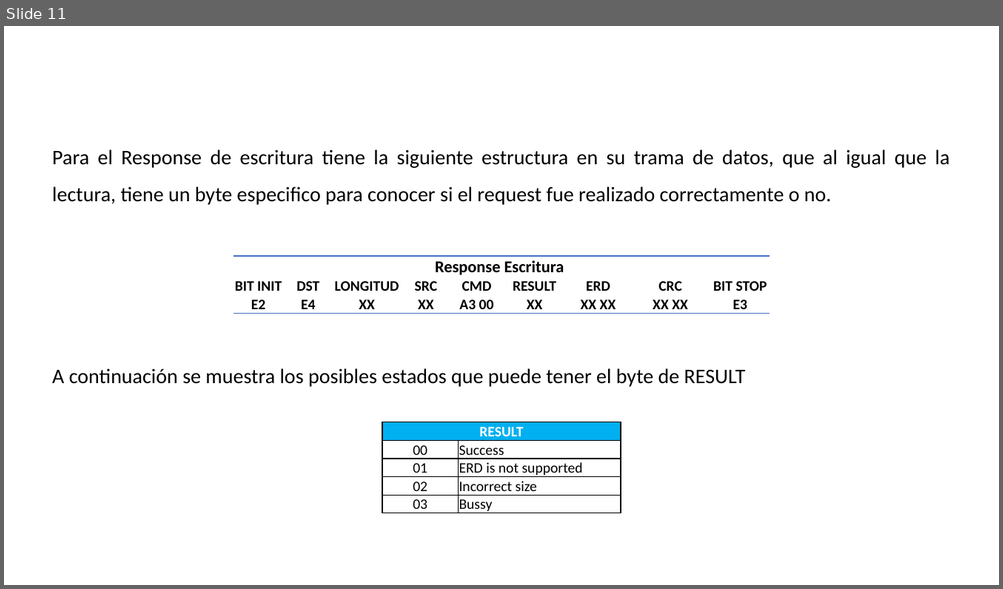
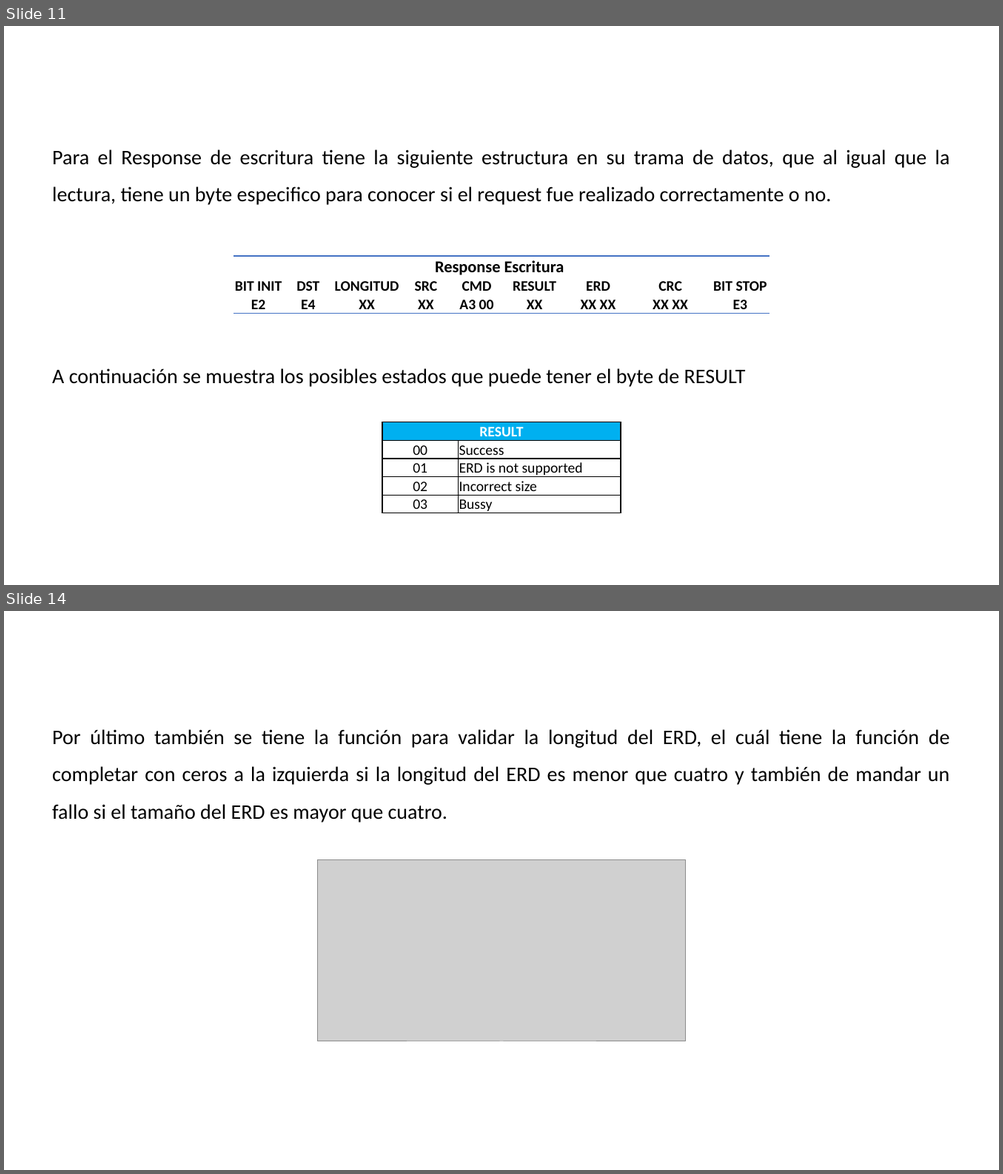
Before and after one commit to LeonelNieto/Serial-GEA, a slide deck: GEA3 Python.pptx. Shown one above the other, each under a label of ours: slide 11 before the commit, slides 11 and 14 after it; the slides between them are not shown. The pictures are 1003x589 and 1003x1174 pixels, drawn with LibreOffice and Linux fonts; fonts in the diff are those of the drawing; grey boxes stand for pictures; background and template pictures are left out. Boxes give left, top, right and bottom in pixels: in the first picture for what was removed or moved away, otherwise in the second. Text is boxed around its words. In the diff, an @@ line names an element or a change of style, - is before the commit and + after.

```diff
--- a/GEA3 Python.pptx
+++ b/GEA3 Python.pptx
@@ slide 14 added at (4,611,999,1170), background picture (left out); not listed: 1 template element that a slide beside it also shows @@
@@ text added at (52,729,950,823), 20 pt, text #000000 @@
+Por último también se tiene la función para validar la longitud del ERD, el cuál tiene la función de completar con ceros a la izquierda si la longitud del ERD es menor que cuatro y también de mandar un fallo si el tamaño del ERD es mayor que cuatro.
@@ picture added at (317,860,686,1042) @@
```
Also in this commit, not shown: 2 slides changed, 4 other slides added, 4 slides removed, 1 other file.
